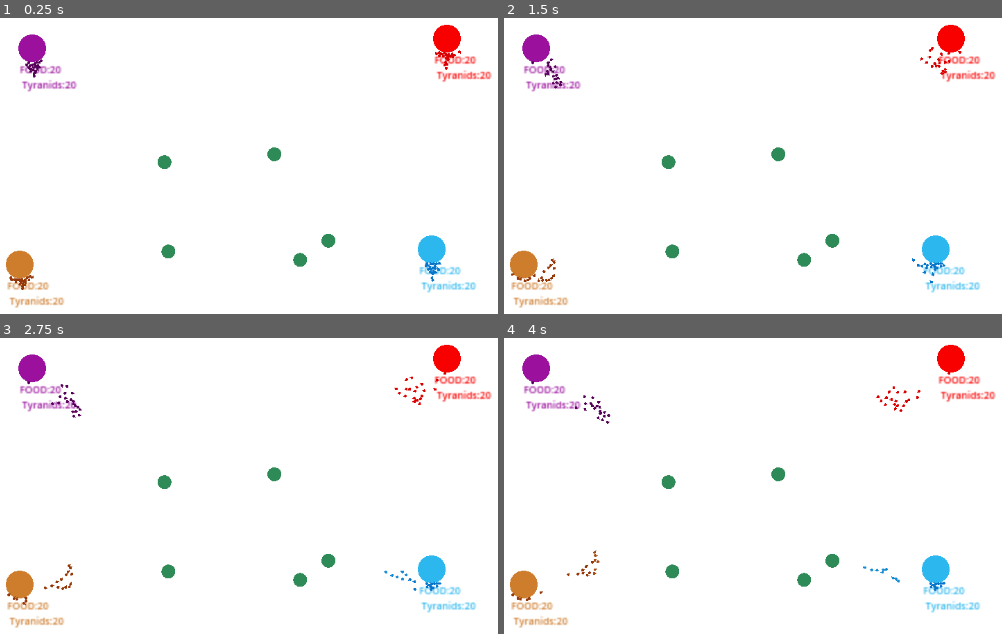
Above: before the commit, frames 1-4 (two rows, left to right).
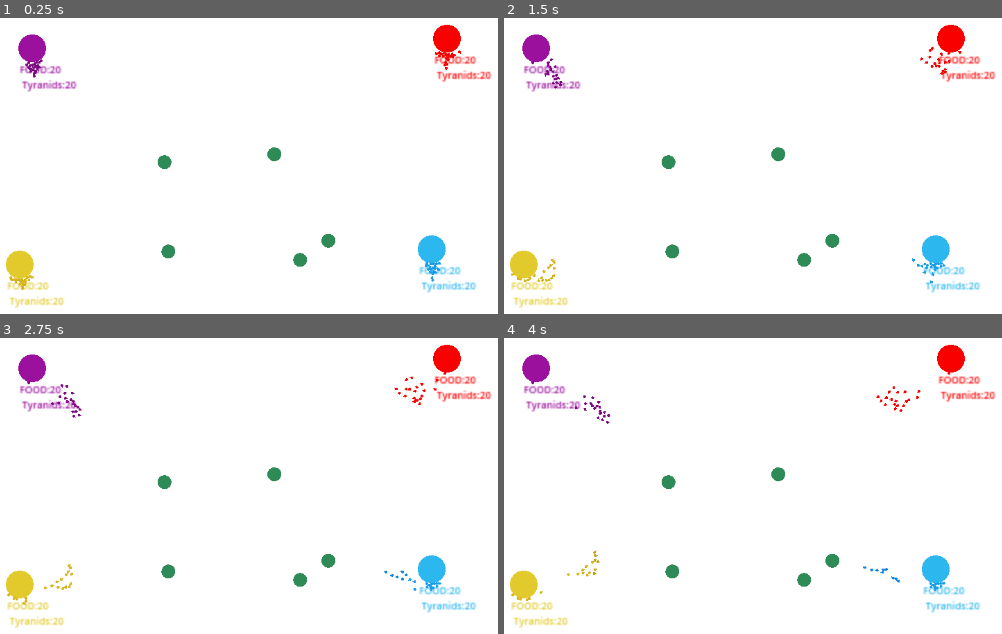
Above: after the commit, the same moments.

Repository: MalCaor/RucheTyr
Game: Godot game, scene res://Scene2d.tscn
The game is run twice, just before and just after one commit, with the same random seed, the same clock (stepped at 60 frames per second) and the same inputs.
Inputs:
- Up to frame 1 (0.25 s): no input
- Up to frame 2 (1.5 s): no input
- Up to frame 3 (2.75 s): no input
- Up to frame 4 (4 s): no input

The runs differ from the first frame. In frame 1, 1.0% of the frame differs, in the area x 1-93%, y 11-98%; in frame 2, 1.0%, in the area x 1-92%, y 9-98%; in frame 3, 1.0%; in frame 4, 1.0%.

Commit message:
des couleurs plus joli

Diff:
--- a/Scene2d.tscn
+++ b/Scene2d.tscn
@@ -51,7 +51,7 @@
 
 [node name="Ruche4" parent="." instance=ExtResource("3_26ukf")]
 position = Vector2(-157, 83)
-couleur = Color(0.807843, 0.490196, 0.176471, 1)
+couleur = Color(0.890196, 0.792157, 0.172549, 1)
 
 [node name="MeshInstance2D" type="MeshInstance2D" parent="."]
 z_index = -1
--- a/Tyr/hormagaunt.gd
+++ b/Tyr/hormagaunt.gd
@@ -48,7 +48,7 @@
 # Called when the node enters the scene tree for the first time.
 func _ready():
 	current_state = state_possible.exploration
-	couleur = ruche_mere.couleur.darkened(0.1)
+	couleur = ruche_mere.couleur
 	self.modulate = couleur
 
 
@@ -68,13 +68,13 @@
 func state_change():
 	if self.nbr_current_food >= nbr_food_max && self.nbr_current_food!=0:
 		self.current_state = state_possible.return_ruche
-		self.modulate = self.couleur.darkened(0.3)
+		self.modulate = self.couleur.darkened(0.2)
 	elif self.list_body_to_approach:
 		self.current_state = state_possible.zerg
-		self.modulate = self.couleur.lightened(0.3)
+		self.modulate = self.couleur
 	else:
 		self.current_state = state_possible.exploration
-		self.modulate = self.couleur
+		self.modulate = self.couleur.lightened(0.5)
 
 func generate_coor():
 	return Vector2(randf_range(-1,1)* 100, randf_range(-1,1)* 100)
@@ -136,7 +136,7 @@
 
 func _on_collision(body):
 	if body.type == "Nourriture":
-		intrest_point = body.global_position
+		intrest_point = body.position
 		body.eaten()
 		nbr_current_food += 1
 		#self.modulate = Color.RED
@@ -154,7 +154,7 @@
 		self.look_at(-angle_to_ruche)
 		go_forward()
 	if body.type == "Ruche" && body != self.ruche_mere:
-		intrest_point = body.global_position
+		intrest_point = body.position
 		if nbr_current_food<nbr_food_max:
 			nbr_current_food = body.get_food_of_Ruche(nbr_food_max - nbr_current_food)
 
